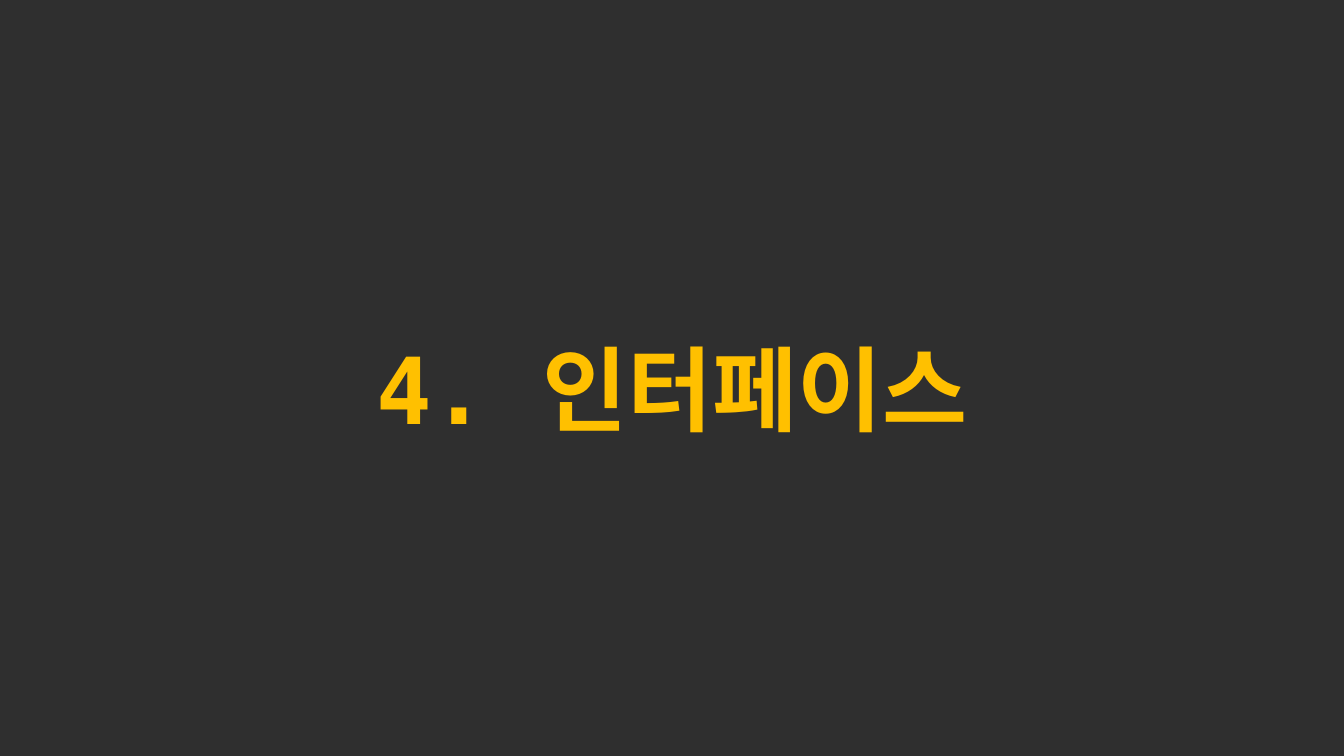
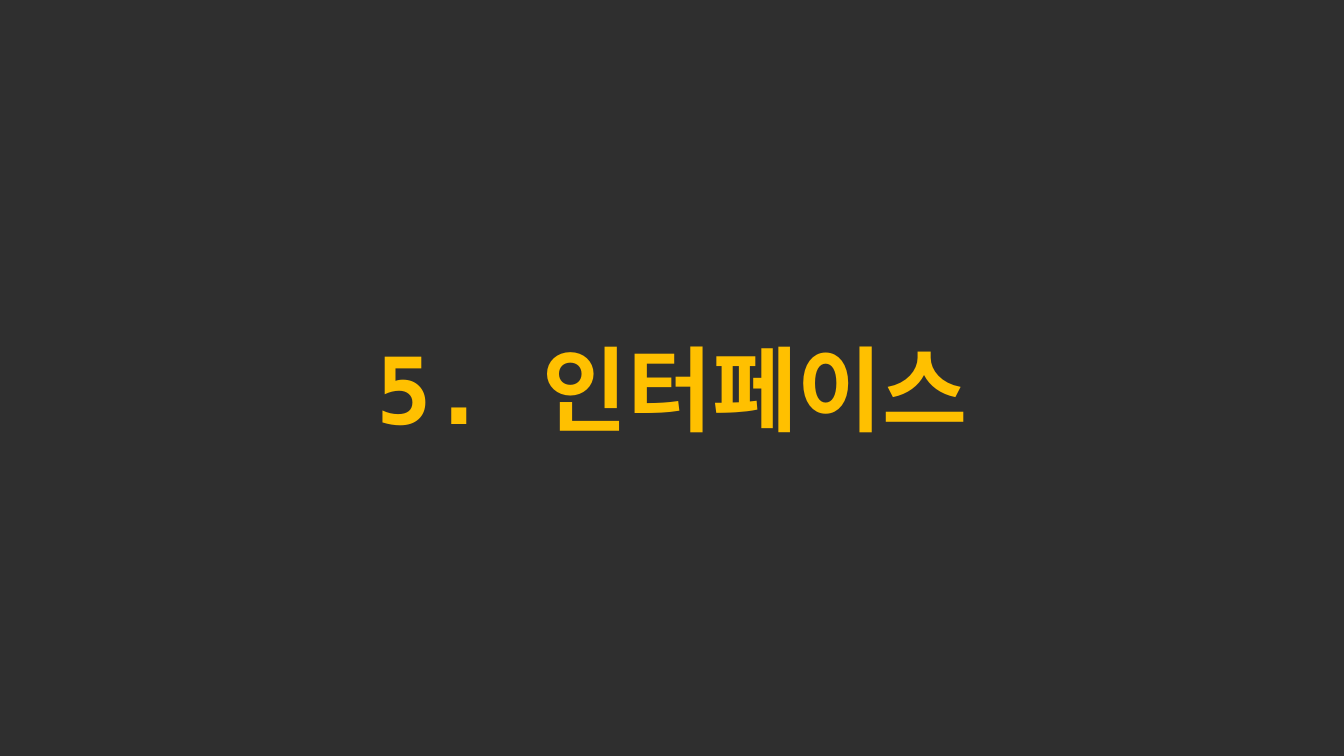
Before and after one commit to forwdevel/Full-Stack, a slide deck: slide 13 of 객체이론정리_2.pptx (slide 5 before the commit). Drawn at 1344x756 pixels with LibreOffice and Linux fonts; fonts in the diff are those of the drawing. Boxes give left, top, right and bottom in pixels: in the first picture for what was removed or moved away, otherwise in the second. Text is boxed around its words. In the diff, an @@ line names an element or a change of style, - is before the commit and + after.

```diff
--- a/객체이론정리_2.pptx
+++ b/객체이론정리_2.pptx
@@ text at [376, 346, 968, 433]: text changed @@
-4. 인터페이스
+5. 인터페이스
```
Also in this commit, not shown: 1 other slide changed, 8 slides added, 1 other file.
